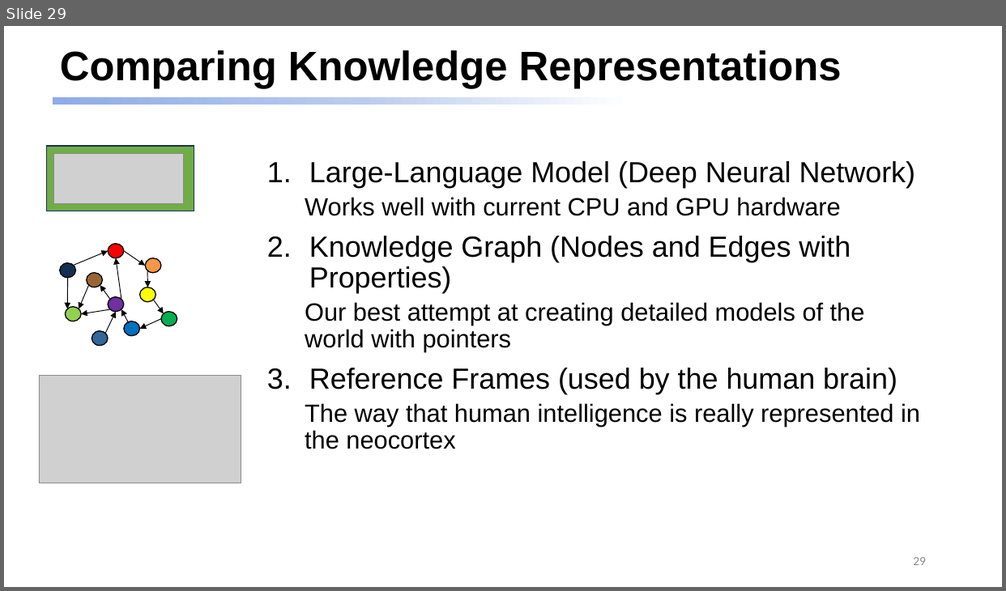
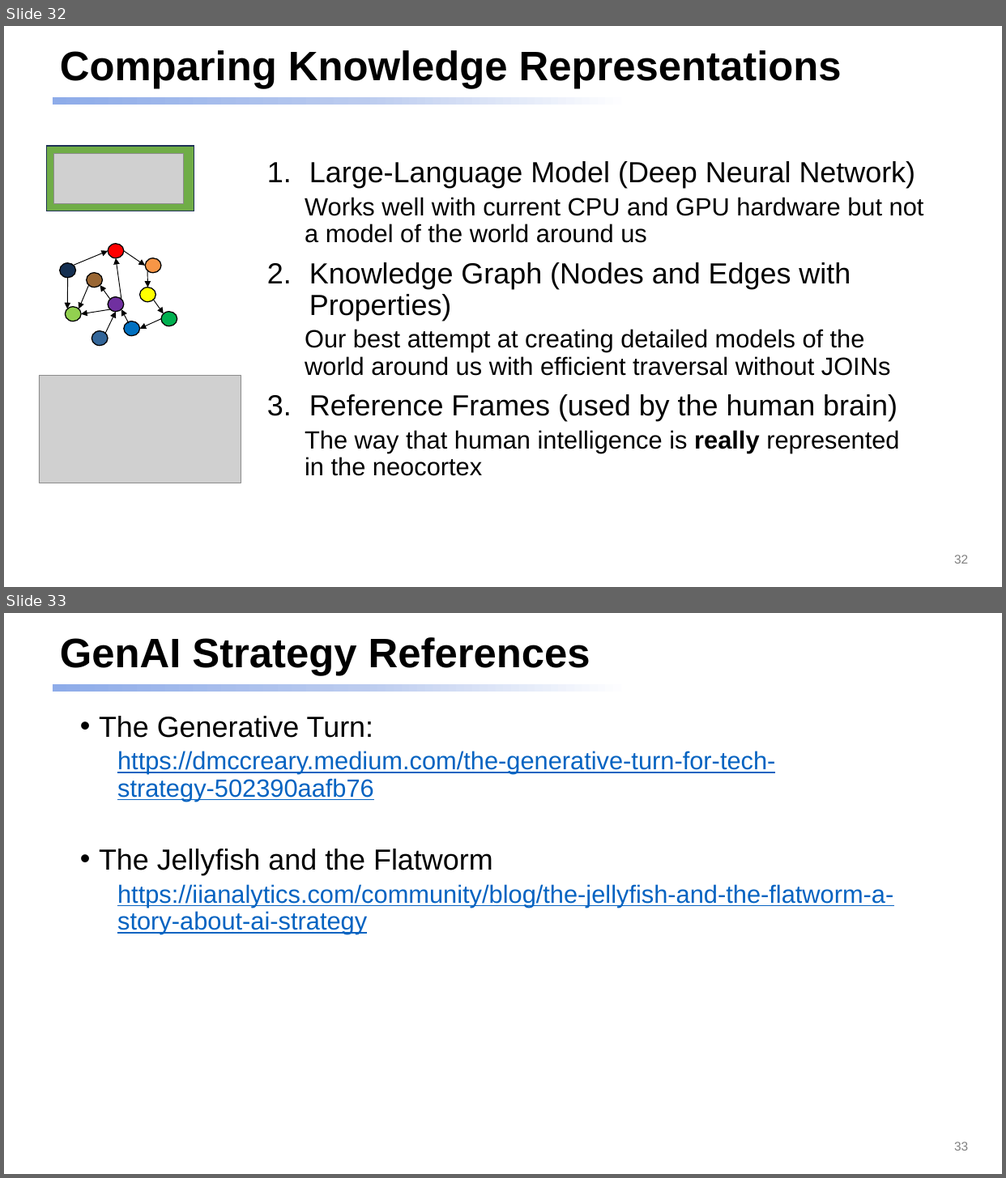
Before and after one commit to dmccreary/genai-arch-patterns, a slide deck: slides/One-Hour-Talk.pptx. Shown one above the other, each under a label of ours: slide 29 before the commit, slides 32 and 33 after it. The pictures are 1006x591 and 1006x1178 pixels, drawn with LibreOffice and Linux fonts; fonts in the diff are those of the drawing; grey boxes stand for pictures. Boxes give left, top, right and bottom in pixels: in the first picture for what was removed or moved away, otherwise in the second. Text is boxed around its words. In the diff, an @@ line names an element or a change of style, - is before the commit and + after.

```diff
--- a/slides/One-Hour-Talk.pptx
+++ b/slides/One-Hour-Talk.pptx
@@ slide 33 added at <box>4,613,1002,1174</box>, background #FFFFFF; not listed: 1 template element that a slide beside it also shows @@
@@ title added at <box>60,637,590,675</box>, 39.6 pt, text #000000, bold @@
+GenAI Strategy References
@@ text added at <box>99,716,893,934</box>, 24 pt, text #0563C1, underline @@
+• The Generative Turn:
+  https://dmccreary.medium.com/the-generative-turn-for-tech-strategy-502390aafb76
+• The Jellyfish and the Flatworm
+  https://iianalytics.com/community/blog/the-jellyfish-and-the-flatworm-a-story-about-ai-strategy
@@ page number added at <box>954,1142,968,1151</box>, 12 pt, text #808080 @@
+33
@@ what was slide 29 is now slide 32 @@
@@ slide 32 changed as well @@
@@ text at <box>305,197,924,243</box>: text changed @@
-  Works well with current CPU and GPU hardware
+  Works well with current CPU and GPU hardware but not a model of the world around us
@@ text at <box>305,329,891,376</box>: text changed @@
-  Our best attempt at creating detailed models of the world with pointers
+  Our best attempt at creating detailed models of the world around us with efficient traversal without JOINs
@@ text at <box>305,430,899,476</box>: bold on in "really" @@
@@ page number at <box>954,555,968,564</box>: text changed; font Calibri to Arial; text colour #8C8C8C to #808080 @@
-29
+32
```
Also in this commit, not shown: 22 other slides changed, 4 other slides added, 1 slide removed, 7 other files.
